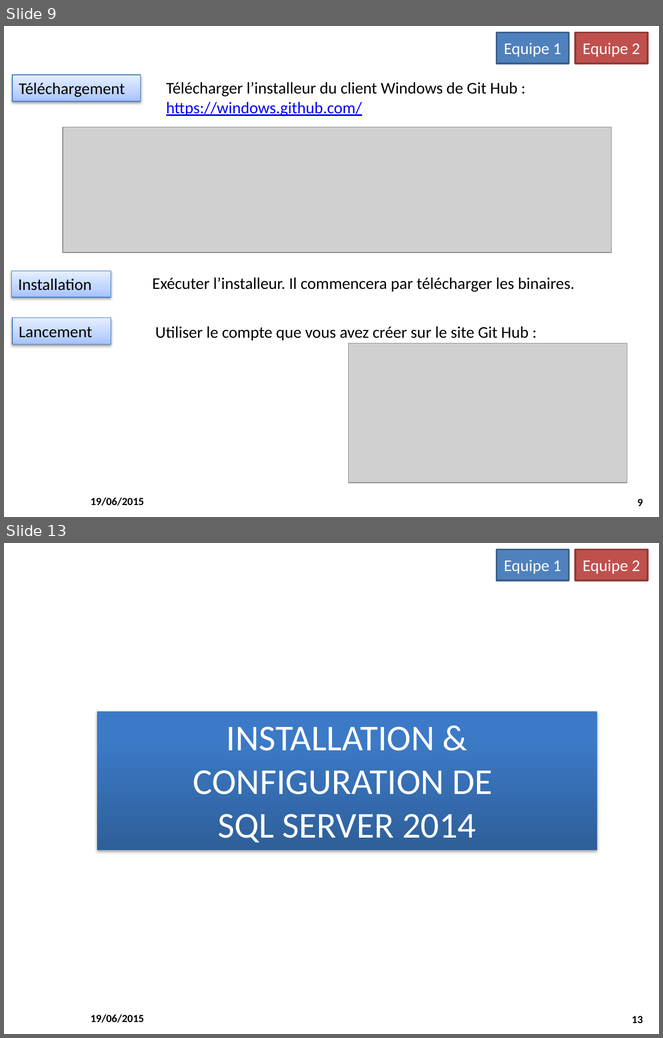
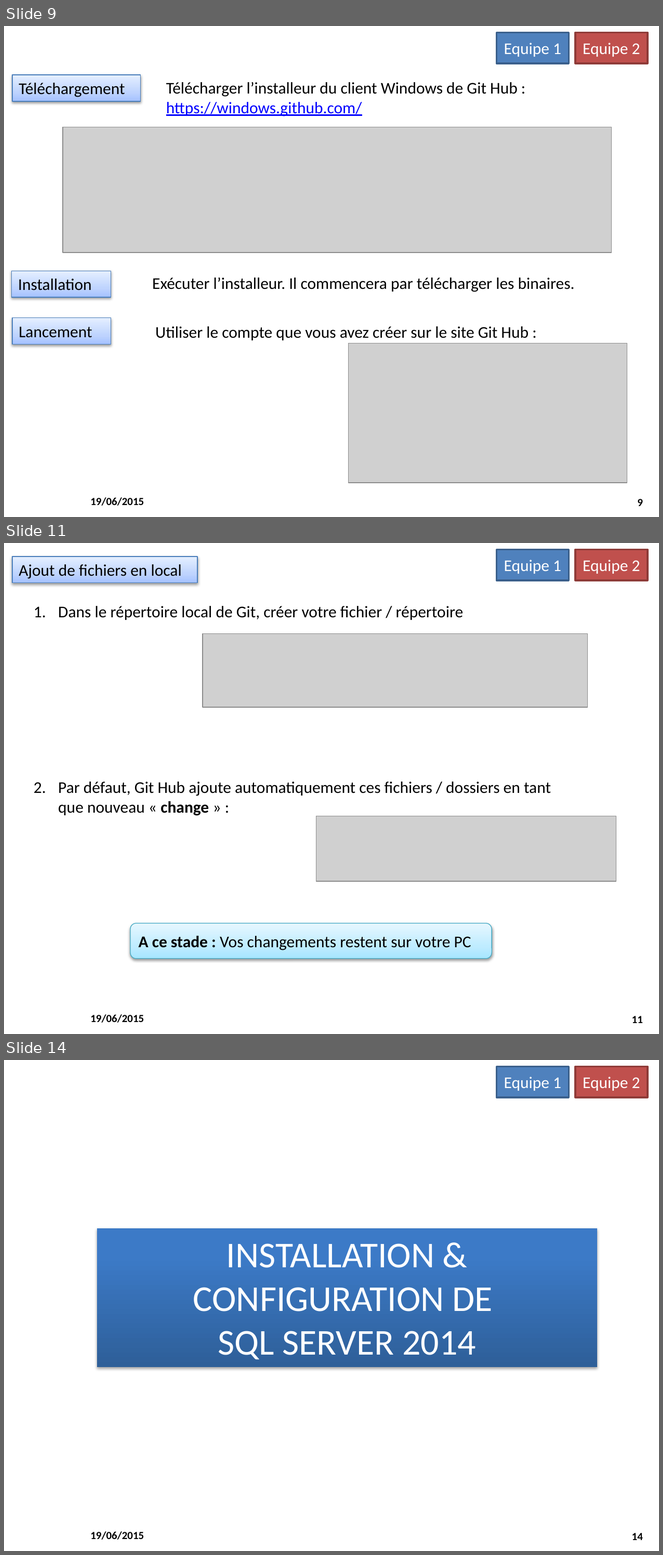
Before and after one commit to M2SIID-ODE/Projet_ODE, a slide deck: Documentation/3 - Documentation technique/Installation_PostesDevs_2015-06_19_v1.pptx. Shown one above the other, each under a label of ours: slides 9 and 13 before the commit, slides 9, 11 and 14 after it; the slides between them are not shown. The pictures are 663x1038 and 663x1555 pixels, drawn with LibreOffice and Linux fonts; fonts in the diff are those of the drawing; grey boxes stand for pictures; background and template pictures are left out. Boxes give left, top, right and bottom in pixels: in the first picture for what was removed or moved away, otherwise in the second. Text is boxed around its words. In the diff, an @@ line names an element or a change of style, - is before the commit and + after.

```diff
--- a/Documentation/3 - Documentation technique/Installation_PostesDevs_2015-06_19_v1.pptx
+++ b/Documentation/3 - Documentation technique/Installation_PostesDevs_2015-06_19_v1.pptx
@@ slide 11 added at (4,543,659,1034), background #FFFFFF; not listed: 2 template elements that a slide beside it also shows @@
@@ rectangle added at (12,557,198,583), fill gradient #A4C4FF to #BFD4FF to #E6EEFF, outline #4B7EBC 0.75 pt, 18 pt, text #000000 @@
+Ajout de fichiers en local
@@ rectangle added at (497,550,569,580), fill #4F81BD, outline #3A5F8C 2 pt, 18 pt, text #FFFFFF @@
+Equipe 1
@@ rectangle added at (575,550,647,580), fill #C0504D, outline #8E3B39 2 pt, 18 pt, text #FFFFFF @@
+Equipe 2
@@ text added at (58,606,551,816), 18 pt, text #000000 @@
+1. Dans le répertoire local de Git, créer votre fichier / répertoire
+2. Par défaut, Git Hub ajoute automatiquement ces fichiers / dossiers en tant que nouveau « change » :
@@ picture added at (203,634,588,707) @@
@@ picture added at (316,816,616,882) @@
@@ rounded rectangle added at (130,924,492,959), fill gradient #A7E6FF to #C1EDFF to #E7F8FF, outline #46AAC5 0.75 pt, 18 pt, text #000000 @@
+A ce stade : Vos changements restent sur votre PC
@@ what was slide 13 is now slide 14 @@
@@ page number at (632,1533,643,1540): text changed @@
-13
+14
```
Also in this commit, not shown: 4 slides changed, 2 other slides added, 2 slides removed.
